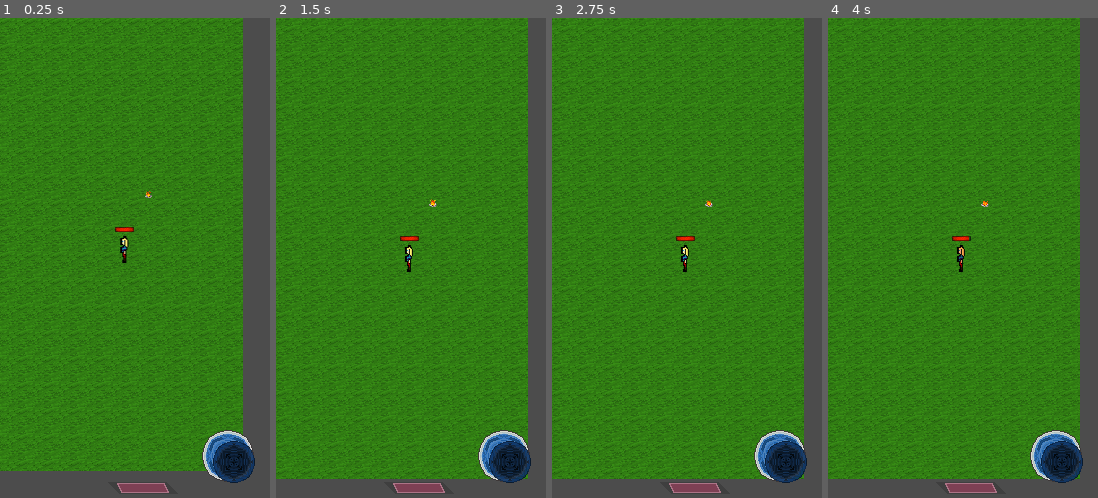
Above: before the commit, frames 1-4 (left to right).
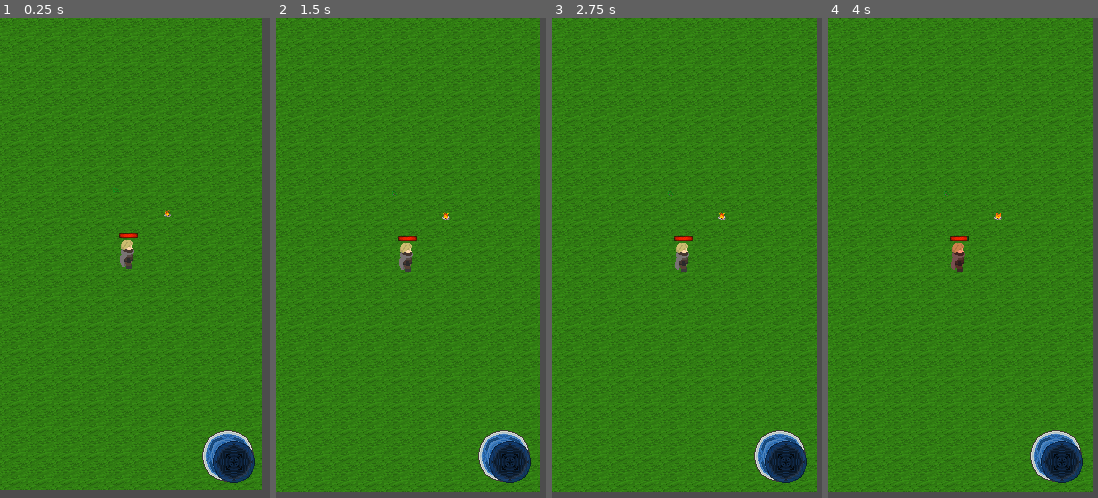
Above: after the commit, the same moments.

Repository: TeamQuay/Character-Movement
Game: Godot game, scene res://Main.tscn
Two runs of this game, one before a commit and one after it. Both use one fixed random seed, a clock stepped at 60 frames per second and the inputs below.
Inputs (mouse positions are in pixels of both pictures, inside the frame that each line leads up to):
- Up to frame 1 (0.25 s): no input
- Up to frame 2 (1.5 s): tap Enter at 0.5 s; move the mouse to (470, 234) at 0.52 s; click (470, 234) at 0.67 s; drag from (357, 282) to (397, 354) at 1.27 s
- Up to frame 3 (2.75 s): move the mouse to (714, 152) at 2.02 s
- Up to frame 4 (4 s): tap Space at 2.75 s; drag from (949, 354) to (882, 186) at 2.77 s; tap Enter at 3.5 s; move the mouse to (1044, 330) at 3.52 s; hold A from 3.53 s (still down)

The runs differ from the first frame. In frame 1, 21% of the frame differs, in the area x 0-98%, y 0-99%; in frame 2, 19%; in frame 3, 19%; in frame 4, 19%.

Commit message:
player animation done

Diff:
--- a/Main.tscn
+++ b/Main.tscn
@@ -1,5 +1,6 @@
-[gd_scene load_steps=4 format=2]
+[gd_scene load_steps=5 format=2]
 
+[ext_resource path="res://scenes/environment/ThornBush.tscn" type="PackedScene" id=1]
 [ext_resource path="res://assets/sprites/background/dummy-background.png" type="Texture" id=2]
 [ext_resource path="res://scenes/environment/Firepit.tscn" type="PackedScene" id=3]
 [ext_resource path="res://scenes/Player.tscn" type="PackedScene" id=5]
@@ -41,3 +42,6 @@
 
 [node name="Player" parent="YSort" instance=ExtResource( 5 )]
 position = Vector2( 140.733, 250.325 )
+
+[node name="ThornBush" parent="YSort" instance=ExtResource( 1 )]
+position = Vector2( 129.798, 191.108 )
--- a/scenes/HealthBar.tscn
+++ b/scenes/HealthBar.tscn
@@ -5,7 +5,7 @@
 [ext_resource path="res://assets/sprites/player/healthbar-under.png" type="Texture" id=3]
 [ext_resource path="res://scripts/player/HealthBar.gd" type="Script" id=4]
 
-[node name="HealthBar" type="Control"]
+[node name="health_bar" type="Control"]
 anchor_right = 1.0
 anchor_bottom = 1.0
 script = ExtResource( 4 )
@@ -13,7 +13,7 @@
 "_edit_use_anchors_": false
 }
 
-[node name="HealthProgress" type="TextureProgress" parent="."]
+[node name="health_progress" type="TextureProgress" parent="."]
 margin_right = 38.0
 margin_bottom = 10.0
 value = 100.0
--- a/scenes/Joystick.tscn
+++ b/scenes/Joystick.tscn
@@ -8,11 +8,11 @@
 [sub_resource type="CircleShape2D" id=1]
 radius = 20.0
 
-[node name="Joystick" type="Sprite"]
+[node name="joystick" type="Sprite"]
 modulate = Color( 1, 1, 1, 0.941176 )
 texture = ExtResource( 2 )
 
-[node name="JoystickButton" type="TouchScreenButton" parent="."]
+[node name="joystick_button" type="TouchScreenButton" parent="."]
 normal = ExtResource( 3 )
 pressed = ExtResource( 1 )
 shape = SubResource( 1 )
--- a/scenes/Player.tscn
+++ b/scenes/Player.tscn
@@ -1,22 +1,37 @@
-[gd_scene load_steps=15 format=2]
+[gd_scene load_steps=32 format=2]
 
 [ext_resource path="res://scripts/player/Player.gd" type="Script" id=1]
-[ext_resource path="res://assets/sprites/player/player-movement-sprite.png" type="Texture" id=2]
+[ext_resource path="res://assets/sprites/player/main-character-sprite-sheet.png" type="Texture" id=2]
 [ext_resource path="res://scenes/HealthBar.tscn" type="PackedScene" id=3]
-[ext_resource path="res://assets/sprites/player/mana-bar-empty.png" type="Texture" id=4]
 [ext_resource path="res://scripts/player/Camera.gd" type="Script" id=5]
 [ext_resource path="res://scenes/Joystick.tscn" type="PackedScene" id=6]
 
 [sub_resource type="CapsuleShape2D" id=1]
-radius = 2.18614
-height = 0.239813
+radius = 2.81673
+height = 7.89209
 
 [sub_resource type="Animation" id=2]
-resource_name = "IdleLeft"
-length = 0.1
-loop = true
-tracks/0/type = "value"
-tracks/0/path = NodePath("PlayerSprite:frame")
+resource_name = "DamageRedFlicker"
+length = 0.2
+loop = true
+tracks/0/type = "value"
+tracks/0/path = NodePath("player_sprite:modulate")
+tracks/0/interp = 1
+tracks/0/loop_wrap = true
+tracks/0/imported = false
+tracks/0/enabled = true
+tracks/0/keys = {
+"times": PoolRealArray( 0, 0.1, 0.2 ),
+"transitions": PoolRealArray( 1, 1, 1 ),
+"update": 0,
+"values": [ Color( 1, 1, 1, 1 ), Color( 1, 0.368627, 0.368627, 1 ), Color( 1, 1, 1, 1 ) ]
+}
+
+[sub_resource type="Animation" id=3]
+resource_name = "NoDamage"
+length = 0.2
+tracks/0/type = "value"
+tracks/0/path = NodePath("player_sprite:modulate")
 tracks/0/interp = 1
 tracks/0/loop_wrap = true
 tracks/0/imported = false
@@ -24,11 +39,11 @@
 tracks/0/keys = {
 "times": PoolRealArray( 0 ),
 "transitions": PoolRealArray( 1 ),
-"update": 1,
-"values": [ 0 ]
+"update": 0,
+"values": [ Color( 1, 1, 1, 1 ) ]
 }
 tracks/1/type = "value"
-tracks/1/path = NodePath("PlayerSprite:flip_h")
+tracks/1/path = NodePath("player_sprite:visible")
 tracks/1/interp = 1
 tracks/1/loop_wrap = true
 tracks/1/imported = false
@@ -37,43 +52,15 @@
 "times": PoolRealArray( 0 ),
 "transitions": PoolRealArray( 1 ),
 "update": 1,
-"values": [ false ]
-}
-
-[sub_resource type="Animation" id=3]
-resource_name = "IdleRight"
-length = 0.1
-loop = true
-tracks/0/type = "value"
-tracks/0/path = NodePath("PlayerSprite:frame")
-tracks/0/interp = 1
-tracks/0/loop_wrap = true
-tracks/0/imported = false
-tracks/0/enabled = true
-tracks/0/keys = {
-"times": PoolRealArray( 0 ),
-"transitions": PoolRealArray( 1 ),
-"update": 1,
-"values": [ 0 ]
-}
-tracks/1/type = "value"
-tracks/1/path = NodePath("PlayerSprite:flip_h")
-tracks/1/interp = 1
-tracks/1/loop_wrap = true
-tracks/1/imported = false
-tracks/1/enabled = true
-tracks/1/keys = {
-"times": PoolRealArray( 0, 0.1 ),
-"transitions": PoolRealArray( 1, 1 ),
-"update": 1,
-"values": [ true, false ]
+"values": [ true ]
 }
 
 [sub_resource type="Animation" id=4]
+resource_name = "idle_back"
 length = 0.4
 loop = true
 tracks/0/type = "value"
-tracks/0/path = NodePath("PlayerSprite:frame")
+tracks/0/path = NodePath("player_sprite:frame")
 tracks/0/interp = 1
 tracks/0/loop_wrap = true
 tracks/0/imported = false
@@ -82,26 +69,15 @@
 "times": PoolRealArray( 0, 0.1, 0.2, 0.3 ),
 "transitions": PoolRealArray( 1, 1, 1, 1 ),
 "update": 1,
-"values": [ 1, 2, 3, 0 ]
-}
-tracks/1/type = "value"
-tracks/1/path = NodePath("PlayerSprite:flip_h")
-tracks/1/interp = 1
-tracks/1/loop_wrap = true
-tracks/1/imported = false
-tracks/1/enabled = true
-tracks/1/keys = {
-"times": PoolRealArray( 0.0170574 ),
-"transitions": PoolRealArray( 1 ),
-"update": 1,
-"values": [ false ]
+"values": [ 32, 33, 34, 35 ]
 }
 
 [sub_resource type="Animation" id=5]
+resource_name = "idle_front"
 length = 0.4
 loop = true
 tracks/0/type = "value"
-tracks/0/path = NodePath("PlayerSprite:frame")
+tracks/0/path = NodePath("player_sprite:frame")
 tracks/0/interp = 1
 tracks/0/loop_wrap = true
 tracks/0/imported = false
@@ -110,116 +86,235 @@
 "times": PoolRealArray( 0, 0.1, 0.2, 0.3 ),
 "transitions": PoolRealArray( 1, 1, 1, 1 ),
 "update": 1,
-"values": [ 1, 2, 3, 0 ]
-}
-tracks/1/type = "value"
-tracks/1/path = NodePath("PlayerSprite:flip_h")
-tracks/1/interp = 1
-tracks/1/loop_wrap = true
-tracks/1/imported = false
-tracks/1/enabled = true
-tracks/1/keys = {
-"times": PoolRealArray( 0, 0.4 ),
-"transitions": PoolRealArray( 1, 1 ),
-"update": 1,
-"values": [ true, false ]
+"values": [ 36, 37, 38, 39 ]
 }
 
 [sub_resource type="Animation" id=6]
-resource_name = "DamageRedFlicker"
-length = 0.2
-loop = true
-tracks/0/type = "value"
-tracks/0/path = NodePath("PlayerSprite:modulate")
-tracks/0/interp = 1
-tracks/0/loop_wrap = true
-tracks/0/imported = false
-tracks/0/enabled = true
-tracks/0/keys = {
-"times": PoolRealArray( 0, 0.1, 0.2 ),
-"transitions": PoolRealArray( 1, 1, 1 ),
-"update": 0,
-"values": [ Color( 1, 1, 1, 1 ), Color( 1, 0.368627, 0.368627, 1 ), Color( 1, 1, 1, 1 ) ]
+resource_name = "idle_left"
+length = 0.4
+loop = true
+tracks/0/type = "value"
+tracks/0/path = NodePath("player_sprite:frame")
+tracks/0/interp = 1
+tracks/0/loop_wrap = true
+tracks/0/imported = false
+tracks/0/enabled = true
+tracks/0/keys = {
+"times": PoolRealArray( 0, 0.1, 0.2, 0.3 ),
+"transitions": PoolRealArray( 1, 1, 1, 1 ),
+"update": 1,
+"values": [ 40, 41, 42, 43 ]
 }
 
 [sub_resource type="Animation" id=7]
-resource_name = "NoDamage"
-length = 0.2
-tracks/0/type = "value"
-tracks/0/path = NodePath("PlayerSprite:modulate")
-tracks/0/interp = 1
-tracks/0/loop_wrap = true
-tracks/0/imported = false
-tracks/0/enabled = true
-tracks/0/keys = {
-"times": PoolRealArray( 0 ),
-"transitions": PoolRealArray( 1 ),
-"update": 0,
-"values": [ Color( 1, 1, 1, 1 ) ]
-}
-tracks/1/type = "value"
-tracks/1/path = NodePath("PlayerSprite:visible")
-tracks/1/interp = 1
-tracks/1/loop_wrap = true
-tracks/1/imported = false
-tracks/1/enabled = true
-tracks/1/keys = {
-"times": PoolRealArray( 0 ),
-"transitions": PoolRealArray( 1 ),
-"update": 1,
-"values": [ true ]
-}
-
-[sub_resource type="CapsuleShape2D" id=8]
-radius = 4.02136
-height = 18.5631
-
-[node name="Player" type="KinematicBody2D"]
+resource_name = "idle_right"
+length = 0.4
+loop = true
+tracks/0/type = "value"
+tracks/0/path = NodePath("player_sprite:frame")
+tracks/0/interp = 1
+tracks/0/loop_wrap = true
+tracks/0/imported = false
+tracks/0/enabled = true
+tracks/0/keys = {
+"times": PoolRealArray( 0, 0.1, 0.2, 0.3 ),
+"transitions": PoolRealArray( 1, 1, 1, 1 ),
+"update": 1,
+"values": [ 44, 45, 46, 47 ]
+}
+
+[sub_resource type="Animation" id=8]
+resource_name = "walk_back"
+length = 0.8
+loop = true
+tracks/0/type = "value"
+tracks/0/path = NodePath("player_sprite:frame")
+tracks/0/interp = 1
+tracks/0/loop_wrap = true
+tracks/0/imported = false
+tracks/0/enabled = true
+tracks/0/keys = {
+"times": PoolRealArray( 0, 0.1, 0.2, 0.3, 0.4, 0.5, 0.6, 0.7 ),
+"transitions": PoolRealArray( 1, 1, 1, 1, 1, 1, 1, 1 ),
+"update": 1,
+"values": [ 0, 1, 2, 3, 4, 5, 6, 7 ]
+}
+
+[sub_resource type="Animation" id=9]
+resource_name = "walk_front"
+length = 0.8
+loop = true
+tracks/0/type = "value"
+tracks/0/path = NodePath("player_sprite:frame")
+tracks/0/interp = 1
+tracks/0/loop_wrap = true
+tracks/0/imported = false
+tracks/0/enabled = true
+tracks/0/keys = {
+"times": PoolRealArray( 0, 0.1, 0.2, 0.3, 0.4, 0.5, 0.6, 0.7 ),
+"transitions": PoolRealArray( 1, 1, 1, 1, 1, 1, 1, 1 ),
+"update": 1,
+"values": [ 8, 9, 10, 11, 12, 13, 14, 15 ]
+}
+
+[sub_resource type="Animation" id=10]
+resource_name = "walk_left"
+length = 0.8
+loop = true
+tracks/0/type = "value"
+tracks/0/path = NodePath("player_sprite:frame")
+tracks/0/interp = 1
+tracks/0/loop_wrap = true
+tracks/0/imported = false
+tracks/0/enabled = true
+tracks/0/keys = {
+"times": PoolRealArray( 0, 0.1, 0.2, 0.3, 0.4, 0.5, 0.6, 0.7 ),
+"transitions": PoolRealArray( 1, 1, 1, 1, 1, 1, 1, 1 ),
+"update": 1,
+"values": [ 16, 17, 18, 19, 20, 21, 22, 23 ]
+}
+
+[sub_resource type="Animation" id=11]
+resource_name = "walk_right"
+length = 0.8
+loop = true
+tracks/0/type = "value"
+tracks/0/path = NodePath("player_sprite:frame")
+tracks/0/interp = 1
+tracks/0/loop_wrap = true
+tracks/0/imported = false
+tracks/0/enabled = true
+tracks/0/keys = {
+"times": PoolRealArray( 0, 0.1, 0.2, 0.3, 0.4, 0.5, 0.6, 0.7 ),
+"transitions": PoolRealArray( 1, 1, 1, 1, 1, 1, 1, 1 ),
+"update": 1,
+"values": [ 24, 25, 26, 27, 28, 29, 30, 31 ]
+}
+
+[sub_resource type="AnimationNodeAnimation" id=12]
+animation = "idle_left"
+
+[sub_resource type="AnimationNodeAnimation" id=13]
+animation = "idle_front"
+
+[sub_resource type="AnimationNodeAnimation" id=14]
+animation = "idle_right"
+
+[sub_resource type="AnimationNodeAnimation" id=15]
+animation = "idle_back"
+
+[sub_resource type="AnimationNodeBlendSpace2D" id=16]
+blend_point_0/node = SubResource( 12 )
+blend_point_0/pos = Vector2( -1, 0 )
+blend_point_1/node = SubResource( 13 )
+blend_point_1/pos = Vector2( 0, 1.1 )
+blend_point_2/node = SubResource( 14 )
+blend_point_2/pos = Vector2( 1, 0 )
+blend_point_3/node = SubResource( 15 )
+blend_point_3/pos = Vector2( 0, -1.1 )
+min_space = Vector2( -1, -1.1 )
+max_space = Vector2( 1, 1.1 )
+blend_mode = 1
+
+[sub_resource type="AnimationNodeAnimation" id=17]
+animation = "walk_left"
+
+[sub_resource type="AnimationNodeAnimation" id=18]
+animation = "walk_front"
+
+[sub_resource type="AnimationNodeAnimation" id=19]
+animation = "walk_right"
+
+[sub_resource type="AnimationNodeAnimation" id=20]
+animation = "walk_back"
+
+[sub_resource type="AnimationNodeBlendSpace2D" id=21]
+blend_point_0/node = SubResource( 17 )
+blend_point_0/pos = Vector2( -1, 0 )
+blend_point_1/node = SubResource( 18 )
+blend_point_1/pos = Vector2( 0, 1.1 )
+blend_point_2/node = SubResource( 19 )
+blend_point_2/pos = Vector2( 1, 0 )
+blend_point_3/node = SubResource( 20 )
+blend_point_3/pos = Vector2( 0, -1.1 )
+min_space = Vector2( -1, -1.1 )
+max_space = Vector2( 1, 1.1 )
+blend_mode = 1
+
+[sub_resource type="AnimationNodeStateMachineTransition" id=22]
+
+[sub_resource type="AnimationNodeStateMachineTransition" id=23]
+
+[sub_resource type="AnimationNodeStateMachine" id=24]
+states/idle_animations/node = SubResource( 16 )
+states/idle_animations/position = Vector2( 467, 119 )
+states/walk_animations/node = SubResource( 21 )
+states/walk_animations/position = Vector2( 749, 119 )
+transitions = [ "idle_animations", "walk_animations", SubResource( 22 ), "walk_animations", "idle_animations", SubResource( 23 ) ]
+start_node = "idle_animations"
+
+[sub_resource type="AnimationNodeStateMachinePlayback" id=25]
+
+[sub_resource type="CapsuleShape2D" id=26]
+radius = 5.1141
+height = 16.7774
+
+[node name="player" type="KinematicBody2D"]
 script = ExtResource( 1 )
 
-[node name="PlayerSprite" type="Sprite" parent="."]
+[node name="player_sprite" type="Sprite" parent="."]
 texture = ExtResource( 2 )
-hframes = 4
-
-[node name="MovementCollider" type="CollisionShape2D" parent="."]
-position = Vector2( -2.0413, 11.7034 )
+hframes = 48
+frame = 42
+
+[node name="movement_collider" type="CollisionShape2D" parent="."]
+position = Vector2( -2.29341, 10.695 )
+rotation = 1.5708
 shape = SubResource( 1 )
 
-[node name="MovementAnimator" type="AnimationPlayer" parent="."]
-autoplay = "IdleLeft"
-anims/IdleLeft = SubResource( 2 )
-anims/IdleRight = SubResource( 3 )
-anims/WalkLeft = SubResource( 4 )
-anims/WalkRight = SubResource( 5 )
-
-[node name="DamageAnimator" type="AnimationPlayer" parent="."]
-anims/DamageRedFlicker = SubResource( 6 )
-anims/NoDamage = SubResource( 7 )
-
-[node name="DamageIntervalTimer" type="Timer" parent="."]
+[node name="damage_animator" type="AnimationPlayer" parent="."]
+anims/DamageRedFlicker = SubResource( 2 )
+anims/NoDamage = SubResource( 3 )
+
+[node name="movement_animator" type="AnimationPlayer" parent="."]
+anims/idle_back = SubResource( 4 )
+anims/idle_front = SubResource( 5 )
+anims/idle_left = SubResource( 6 )
+anims/idle_right = SubResource( 7 )
+anims/walk_back = SubResource( 8 )
+anims/walk_front = SubResource( 9 )
+anims/walk_left = SubResource( 10 )
+anims/walk_right = SubResource( 11 )
+
+[node name="animation_tree" type="AnimationTree" parent="."]
+tree_root = SubResource( 24 )
+anim_player = NodePath("../movement_animator")
+active = true
+parameters/playback = SubResource( 25 )
+parameters/idle_animations/blend_position = Vector2( 0, 0 )
+parameters/walk_animations/blend_position = Vector2( 0, 0 )
+
+[node name="damage_int_timer" type="Timer" parent="."]
 wait_time = 0.5
 one_shot = true
 
-[node name="HealthBar" parent="." instance=ExtResource( 3 )]
-margin_left = -10.6888
-margin_top = -22.1875
-margin_right = -10.6888
-margin_bottom = -22.1875
+[node name="health_bar" parent="." instance=ExtResource( 3 )]
+margin_left = -12.7056
+margin_top = -22.3135
+margin_right = -12.7056
+margin_bottom = -22.3135
 rect_scale = Vector2( 0.5, 0.5 )
 
-[node name="PlayerArea" type="Area2D" parent="."]
-
-[node name="PlayerHitbox" type="CollisionShape2D" parent="PlayerArea"]
-position = Vector2( -1.90521, 0.544346 )
-shape = SubResource( 8 )
-__meta__ = {
-"_edit_lock_": true
-}
-
-[node name="CameraEye" type="Position2D" parent="."]
+[node name="player_area" type="Area2D" parent="."]
+
+[node name="player_hitbox" type="CollisionShape2D" parent="player_area"]
+position = Vector2( -2.28335, -1.59848 )
+shape = SubResource( 26 )
+
+[node name="camera_eye" type="Position2D" parent="."]
 script = ExtResource( 5 )
 
-[node name="Camera2D" type="Camera2D" parent="CameraEye"]
+[node name="camera" type="Camera2D" parent="camera_eye"]
 current = true
 smoothing_enabled = true
 smoothing_speed = 4.0
@@ -230,11 +325,7 @@
 
 [node name="HUD" type="CanvasLayer" parent="."]
 
-[node name="Joystick" parent="HUD" instance=ExtResource( 6 )]
+[node name="joystick" parent="HUD" instance=ExtResource( 6 )]
 position = Vector2( 228, 438 )
-
-[node name="Manabar" type="Sprite" parent="HUD"]
-position = Vector2( 142.737, 470.142 )
-texture = ExtResource( 4 )
-[connection signal="update_health" from="." to="HealthBar" method="_on_Player_update_health"]
-[connection signal="timeout" from="DamageIntervalTimer" to="." method="_on_DamageIntervalTimer_timeout"]
+[connection signal="update_health" from="." to="health_bar" method="_on_Player_update_health"]
+[connection signal="timeout" from="damage_int_timer" to="." method="_on_DamageIntervalTimer_timeout"]
--- a/scripts/player/HealthBar.gd
+++ b/scripts/player/HealthBar.gd
@@ -1,6 +1,6 @@
 extends Control
 
-onready var health_bar = $HealthProgress
+onready var health_bar = $health_progress
 
 # visually updates health bar when update_health called
 func _on_Player_update_health(current_health):
--- a/scripts/player/JoystickButton.gd
+++ b/scripts/player/JoystickButton.gd
@@ -31,7 +31,6 @@
 	if (event is InputEventScreenDrag or (event is InputEventScreenTouch and event.is_pressed())):
 		# length from click to center of joystick background
 		var dist_from_center = (event.position - get_parent().global_position).length()
-		print(dist_from_center)
 
 		# if pointer is within the joystick background, we can do stuff
 		if (dist_from_center <= max_dist * global_scale.x or event.get_index() == drag):
@@ -45,7 +44,7 @@
 			# keeps track of which pointer caused the movement
 			drag = event.get_index()
 
-	# if pointer lets go, we reset the drag
+	# if pointer released, we reset the drag
 	if (event is InputEventScreenTouch and !event.is_pressed() and event.get_index() == drag):
 		drag = -1
 
--- a/scripts/player/Player.gd
+++ b/scripts/player/Player.gd
@@ -4,11 +4,7 @@
 signal death()
 
 # vars for movement properties
-var accel = 20 				# How fast the player accelerates (orig. 15)
-var decel = 25				# How fast the player decelerates (orig. 30)
-var max_speed = 500			# Max speed the player can move (orig. 700)
-var min_speed = 0			# Minimum speed the player can move
-var velocity = 0			# Current velocity
+var max_speed = 150			# Max speed the player can move (orig. 700)
 var movement = Vector2.ZERO # Stores movement in R^2 vector
 var move_click = false		# Whether player clicked to move
 
@@ -18,44 +14,37 @@
 var max_health = 100
 
 # vars created when _ready called ("$" is a way to get node in the same scene)
-onready var animate_movement = $MovementAnimator
-onready var animate_damage = $DamageAnimator
+onready var animate_movement = $movement_animator
+onready var animate_tree = $animation_tree
+# gets access the the root from animation tree
+onready var animate_state = animate_tree.get("parameters/playback")
+onready var animate_damage = $damage_animator
 onready var current_health = max_health setget set_health
-onready var damage_interval_timer = $DamageIntervalTimer
-onready var joystick = $HUD/Joystick/JoystickButton
+onready var damage_interval_timer = $damage_int_timer
+onready var joystick = $HUD/joystick/joystick_button
 
 
 # Called when the node enters the scene tree for the first time.
 func _ready():
 	print("Spawned: Player with ", current_health, "hp.")
-	for _i in range(latency_frames):
-		latency_list.append(Vector2.ZERO)
 
-# movement functions --------------------------------------
 
 # Runs every frame
 func _process(_delta):
 	movement = joystick.get_value()
+	var direction_vector = movement.normalized()
 
-	# animations (fix this!)
+	# animations when player is moving
 	if (movement != Vector2.ZERO):
-		if (movement.x > 0):
-			animate_movement.play("WalkRight")
-		else:
-			animate_movement.play("WalkLeft")
+		animate_tree.set("parameters/idle_animations/blend_position", direction_vector)
+		animate_tree.set("parameters/walk_animations/blend_position", direction_vector)
+		animate_state.travel("walk_animations")
+	# when player halts
 	else:
-		animate_movement.play("IdleLeft")
+		animate_state.travel("idle_animations")
 
 	movement = move_and_slide(movement * max_speed)
 
-# might use this later..?
-func apply_latency(vector):
-	latency_list.append(vector)
-	if (len(latency_list) > latency_frames):
-		latency_list.remove(0)
-	return latency_list[0]
-
-# ---------------------------------------------------------
 
 func _input(event):
 	# FOR TESTING: player takes damage when "A" key pressed
@@ -63,10 +52,13 @@
 		if (event.pressed  and event.scancode == KEY_A):
 			damage_player(10)
 
+# health and damage functions below ---------------------------
+
 func kill_player():
 	# WIP
 	print("Player dead! .. or is he?")
 	pass
+
 
 func damage_player(val):
 	# good idea here to reduce damage based on resistances
@@ -77,6 +69,7 @@
 		set_health(current_health - val)
 		# play red flicker damage animation
 		animate_damage.play("DamageRedFlicker")
+
 
 func _on_DamageIntervalTimer_timeout():
 	# when not taking damage, reset to "idle" no-flicker state
Binary file added: assets/sprites/player/main-character-sprite-sheet.png
Not shown, added: assets/sprites/player/main-character-sprite-sheet.png.import
